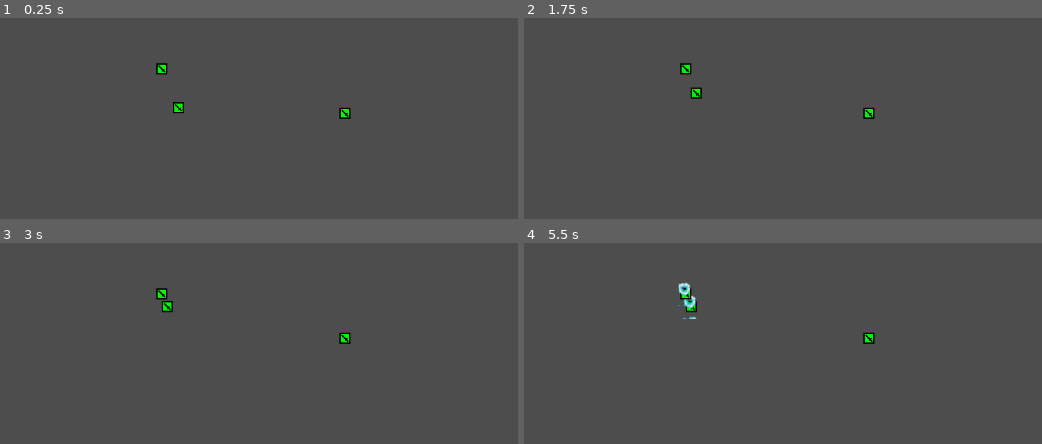
Above: before the commit, frames 1-4 (two rows, left to right).
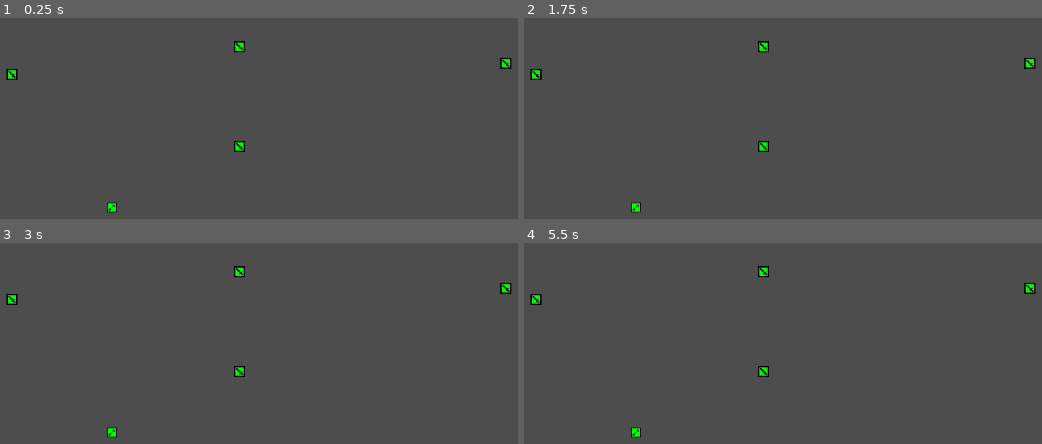
Above: after the commit, the same moments.

Repository: LegionsTheGame/Godot_turnBased
Game: Godot game, scene res://MainScene/main_scene.tscn
The game is run twice, just before and just after one commit, with the same random seed, the same clock (stepped at 60 frames per second) and the same inputs.
Inputs (mouse positions are in pixels of both pictures, inside the frame that each line leads up to):
- Up to frame 1 (0.25 s): no input
- Up to frame 2 (1.75 s): tap Enter at 0.5 s; move the mouse to (700, 108) at 0.52 s; press the mouse at (700, 108) at 0.53 s; tap Space at 1.25 s; move the mouse to (684, 68) at 1.27 s; release the mouse at (684, 68) at 1.28 s; click (684, 68) at 1.35 s
- Up to frame 3 (3 s): move the mouse to (347, 337) at 2.02 s; press the mouse at (347, 337) at 2.03 s; tap Enter at 2.75 s; move the mouse to (outside the picture) at 2.77 s; release the mouse at (outside the picture) at 2.78 s; click (outside the picture) at 2.85 s
- Up to frame 4 (5.5 s): tap Space at 3.5, 5 s; move the mouse to (1005, 437) at 3.52 s; press the mouse at (1005, 437) at 3.53 s; tap Enter at 4.25 s; move the mouse to (outside the picture) at 4.27 s; release the mouse at (outside the picture) at 4.28 s; click (outside the picture) at 4.35 s; move the mouse to (803, 371) at 5.02 s; press the mouse at (803, 371) at 5.03 s

The runs differ from the first frame. In frame 1, 1.0% of the frame differs, in the area x 1-99%, y 11-97%; in frame 2, 1.0%; in frame 3, 1.0%; in frame 4, 1.1%.

Commit message:
ny archerScene der nedarver fra armyScene..

Diff:
--- /dev/null
+++ b/LegionsTurnBased42_1/ArcherScene/archer_scene.gd
@@ -0,0 +1,6 @@
+extends "res://ArmyScene/army_scene.gd"
+
+func _ready():
+	super._ready()
+	$ArmySprite.texture = load("res://ArcherScene/archer_sprite.png")
+	pass
--- /dev/null
+++ b/LegionsTurnBased42_1/ArcherScene/archer_scene.tscn
@@ -0,0 +1,11 @@
+[gd_scene load_steps=4 format=3 uid="uid://dxfjrhhygs7t2"]
+
+[ext_resource type="Script" path="res://ArcherScene/archer_scene.gd" id="1_amy0h"]
+[ext_resource type="PackedScene" uid="uid://chufp3rm2126v" path="res://ArmyScene/army_scene.tscn" id="2_8pl84"]
+[ext_resource type="Texture2D" uid="uid://c72xfht0wfcd0" path="res://ArcherScene/archer_sprite.png" id="3_rrig7"]
+
+[node name="ArcherScene" instance=ExtResource("2_8pl84")]
+script = ExtResource("1_amy0h")
+
+[node name="ArmySprite" parent="." index="1"]
+texture = ExtResource("3_rrig7")
--- a/LegionsTurnBased42_1/ArrowScene/ArrowScene.tscn
+++ b/LegionsTurnBased42_1/ArcherScene/arrow_scene.tscn
@@ -2,7 +2,7 @@
 
 [sub_resource type="RectangleShape2D" id="RectangleShape2D_kbd7r"]
 
-[node name="Area2D" type="Area2D"]
+[node name="ArrowScene" type="Area2D"]
 
 [node name="CollisionShape2D" type="CollisionShape2D" parent="."]
 shape = SubResource("RectangleShape2D_kbd7r")
--- a/LegionsTurnBased42_1/ArmyScene/army_scene.gd
+++ b/LegionsTurnBased42_1/ArmyScene/army_scene.gd
@@ -1,5 +1,7 @@
 extends Area2D
 class_name Army
+
+@export var team_number = 0
 
 var velocity : Vector2
 var destination : Vector2
@@ -9,7 +11,9 @@
 signal army_done(army)
 
 func _ready():
-	destination = global_position
+	$SelectedNode.visible		= false
+	$SelectedNode.team_number	= team_number
+	destination 			= global_position
 	pass
 
 func _process(delta):
@@ -27,14 +31,15 @@
 	pass
 
 func _on_input_event(viewport, event, shape_idx):
-	if Input.is_action_just_pressed("mouse_left"): emit_signal("army_selected",self)
+	if event.is_action_pressed("mouse_left"): emit_signal("army_selected",self)
 	pass
 
 func _on_area_entered(area):
 	if area is Army:
 		destination = global_position - 5*velocity
-		$AnimationPlayer.play("explode")
-		fighting = true
+		if area.team_number != team_number:
+			$AnimationPlayer.play("explode")
+			fighting = true
 	pass
 
 func _on_animation_player_animation_finished(anim_name):
@@ -49,8 +54,10 @@
 
 func _set_destination(d:Vector2):
 	if $SelectedNode.visible and $SelectedNode._in_range(d):
-		destination = d
-		_set_selected(false)
+		if (d-global_position).length() > 5:
+		# FLYTTER IKKE NUL LÆNGDE! ellers bliver velocity 0,0 og programmet fejler
+			destination = d
+			_set_selected(false)
 	pass
 
 func _set_selected(s:bool):
--- a/LegionsTurnBased42_1/ArmyScene/army_scene.tscn
+++ b/LegionsTurnBased42_1/ArmyScene/army_scene.tscn
@@ -1,10 +1,10 @@
 [gd_scene load_steps=10 format=3 uid="uid://chufp3rm2126v"]
 
-[ext_resource type="Texture2D" uid="uid://c7kgh0ni6hw7d" path="res://ArmyScene/ArmySprite.png" id="1_02xdi"]
 [ext_resource type="Script" path="res://ArmyScene/army_scene.gd" id="1_hdg0p"]
 [ext_resource type="Script" path="res://ArmyScene/selected_node.gd" id="2_044xe"]
-[ext_resource type="Texture2D" uid="uid://bhixtj4vfbhrn" path="res://ArmyScene/ArmySelectedSprite.png" id="3_cgq1c"]
+[ext_resource type="Texture2D" uid="uid://c7kgh0ni6hw7d" path="res://ArmyScene/army_sprite.png" id="2_m12ew"]
 [ext_resource type="Texture2D" uid="uid://dkhoorg73arg8" path="res://ArmyScene/explotion.png" id="3_km5gl"]
+[ext_resource type="Texture2D" uid="uid://bhixtj4vfbhrn" path="res://ArmyScene/army_selected_sprite.png" id="5_k6s7r"]
 
 [sub_resource type="RectangleShape2D" id="RectangleShape2D_0ga6x"]
 size = Vector2(16, 16)
@@ -53,7 +53,7 @@
 shape = SubResource("RectangleShape2D_0ga6x")
 
 [node name="ArmySprite" type="Sprite2D" parent="."]
-texture = ExtResource("1_02xdi")
+texture = ExtResource("2_m12ew")
 
 [node name="AnimationExplotion" type="Sprite2D" parent="."]
 visible = false
@@ -63,14 +63,13 @@
 frame = 6
 
 [node name="SelectedNode" type="Area2D" parent="."]
-visible = false
 script = ExtResource("2_044xe")
 
 [node name="CollisionShape2D" type="CollisionShape2D" parent="SelectedNode"]
 shape = SubResource("CircleShape2D_csa75")
 
 [node name="ArmySelectedSprite" type="Sprite2D" parent="SelectedNode"]
-texture = ExtResource("3_cgq1c")
+texture = ExtResource("5_k6s7r")
 
 [node name="AnimationPlayer" type="AnimationPlayer" parent="."]
 libraries = {
@@ -79,4 +78,6 @@
 
 [connection signal="area_entered" from="." to="." method="_on_area_entered"]
 [connection signal="input_event" from="." to="." method="_on_input_event"]
+[connection signal="area_entered" from="SelectedNode" to="SelectedNode" method="_on_area_entered"]
+[connection signal="area_exited" from="SelectedNode" to="SelectedNode" method="_on_area_exited"]
 [connection signal="animation_finished" from="AnimationPlayer" to="." method="_on_animation_player_animation_finished"]
--- a/LegionsTurnBased42_1/ArmyScene/selected_node.gd
+++ b/LegionsTurnBased42_1/ArmyScene/selected_node.gd
@@ -1,5 +1,6 @@
 extends Area2D
 
+var team_number = 0
 var range : int = 120
 
 @onready var collisionshape:CollisionShape2D = $CollisionShape2D
@@ -8,8 +9,23 @@
 	collisionshape.shape.radius = range
 	pass
 
+func _draw():
+	draw_arc(Vector2.ZERO,range,0,2*PI,100,Color.LIME,3)
+
+
 func _in_range(p:Vector2):
 	return (p-global_position).length() < range
 
-func _draw():
-	draw_arc(Vector2.ZERO,range,0,2*PI,100,Color.LIME,3)
+
+
+func _on_area_entered(area):
+	if area is Army and area.team_number != team_number:
+		print(self.get_parent().name ," .... army exit range area ..... ",area.name)
+	pass
+
+
+
+func _on_area_exited(area):
+	if area is Army and area.team_number != team_number:
+		print(self.get_parent().name ," .... army exit range area ..... ",area.name)
+	pass
--- a/LegionsTurnBased42_1/MainScene/main_scene.gd
+++ b/LegionsTurnBased42_1/MainScene/main_scene.gd
@@ -13,21 +13,21 @@
 
 func _input(event):
 
-	if Input.is_action_just_pressed("mouse_left") and army_in_progress != null:
+	if event.is_action_pressed("mouse_left") and army_in_progress != null and army_in_progress._is_selected():
 
 		var mpos = get_global_mouse_position()
 
 		if army_in_progress._in_range(mpos):
-
 			army_in_progress._set_destination(mpos)
 
-		elif army_in_progress._is_selected():
-
+		else:
 			army_in_progress._set_selected(false)
 			army_in_progress = null
+
 	pass
 
 func _on_army_signal_recived(army:Army):
+
 	if army_in_progress == null:
 		army_in_progress = army
 		army_in_progress._set_selected(true)
--- a/LegionsTurnBased42_1/MainScene/main_scene.tscn
+++ b/LegionsTurnBased42_1/MainScene/main_scene.tscn
@@ -1,7 +1,8 @@
-[gd_scene load_steps=3 format=3 uid="uid://5v1f18g5wjs6"]
+[gd_scene load_steps=4 format=3 uid="uid://5v1f18g5wjs6"]
 
 [ext_resource type="PackedScene" uid="uid://chufp3rm2126v" path="res://ArmyScene/army_scene.tscn" id="1_gem2j"]
 [ext_resource type="Script" path="res://MainScene/main_scene.gd" id="1_py1ms"]
+[ext_resource type="PackedScene" uid="uid://dxfjrhhygs7t2" path="res://ArcherScene/archer_scene.tscn" id="3_5txxn"]
 
 [node name="MainScene" type="Node2D"]
 script = ExtResource("1_py1ms")
@@ -11,11 +12,19 @@
 
 [node name="Armies" type="Node" parent="."]
 
-[node name="ArmyScene2" parent="Armies" instance=ExtResource("1_gem2j")]
-position = Vector2(-88, -56)
+[node name="ArcherScene" parent="Armies" instance=ExtResource("3_5txxn")]
+position = Vector2(-184, 88)
 
-[node name="ArmyScene" parent="Armies" instance=ExtResource("1_gem2j")]
-position = Vector2(-112, -112)
+[node name="ArmyScene2_1" parent="Armies" instance=ExtResource("1_gem2j")]
+team_number = 2
+
+[node name="ArmyScene2_0" parent="Armies" instance=ExtResource("1_gem2j")]
+position = Vector2(0, -144)
+team_number = 2
 
 [node name="ArmyScene1" parent="Armies" instance=ExtResource("1_gem2j")]
-position = Vector2(152, -48)
+position = Vector2(-328, -104)
+team_number = 1
+
+[node name="ArmyScene0" parent="Armies" instance=ExtResource("1_gem2j")]
+position = Vector2(384, -120)
Binary file added: LegionsTurnBased42_1/ArcherScene/archer_sprite.png
Not shown, changed: LegionsTurnBased42_1/ArcherScene/archer_sprite.png.import
Renamed: LegionsTurnBased42_1/ArmyScene/ArmySelectedSprite.png -> LegionsTurnBased42_1/ArmyScene/army_selected_sprite.png
Not shown, changed: LegionsTurnBased42_1/ArmyScene/army_selected_sprite.png.import
Binary file added: LegionsTurnBased42_1/ArmyScene/army_sprite.png
Not shown, changed: LegionsTurnBased42_1/ArmyScene/army_sprite.png.import
Binary file removed: LegionsTurnBased42_1/ArrowScene/Arrow.png
